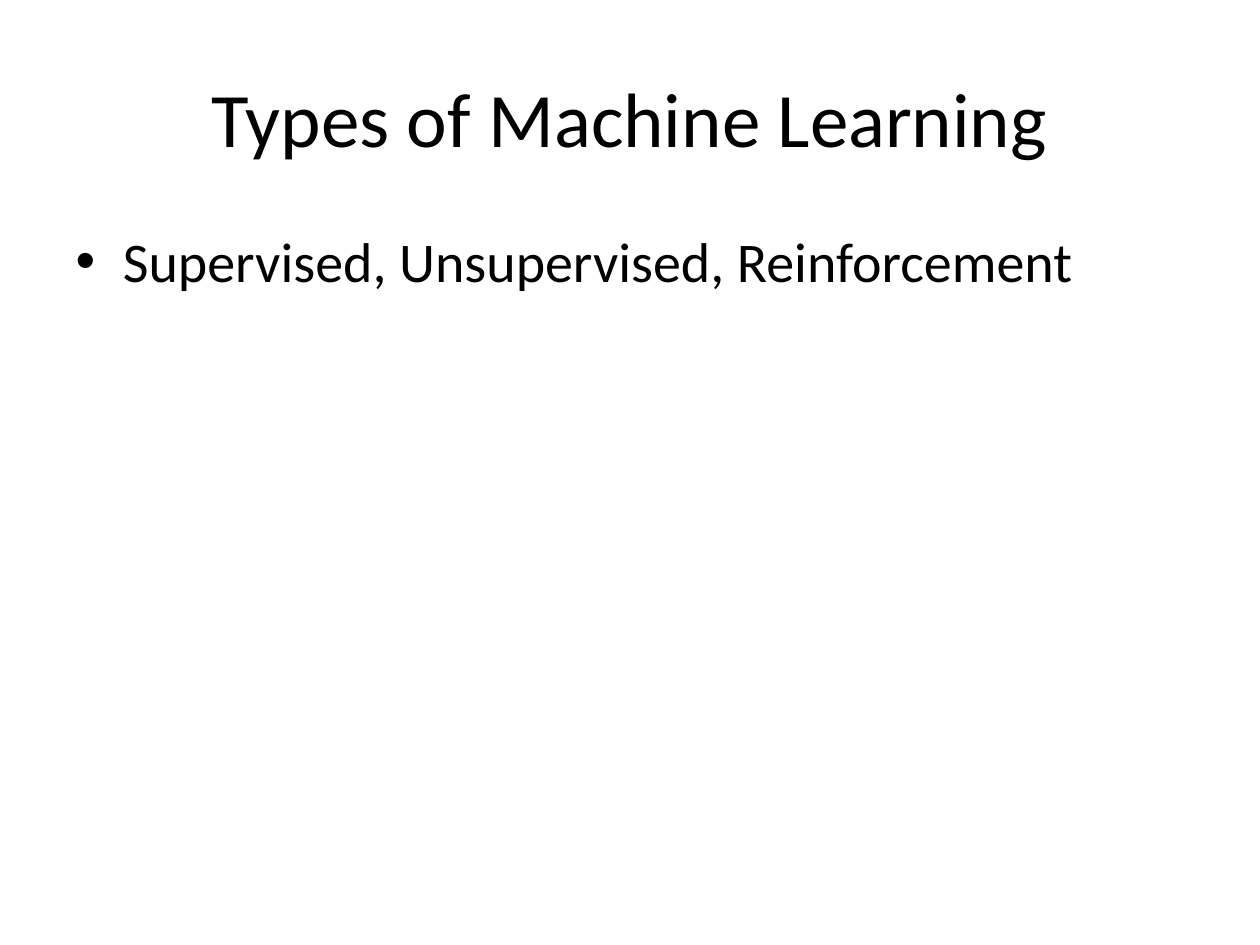
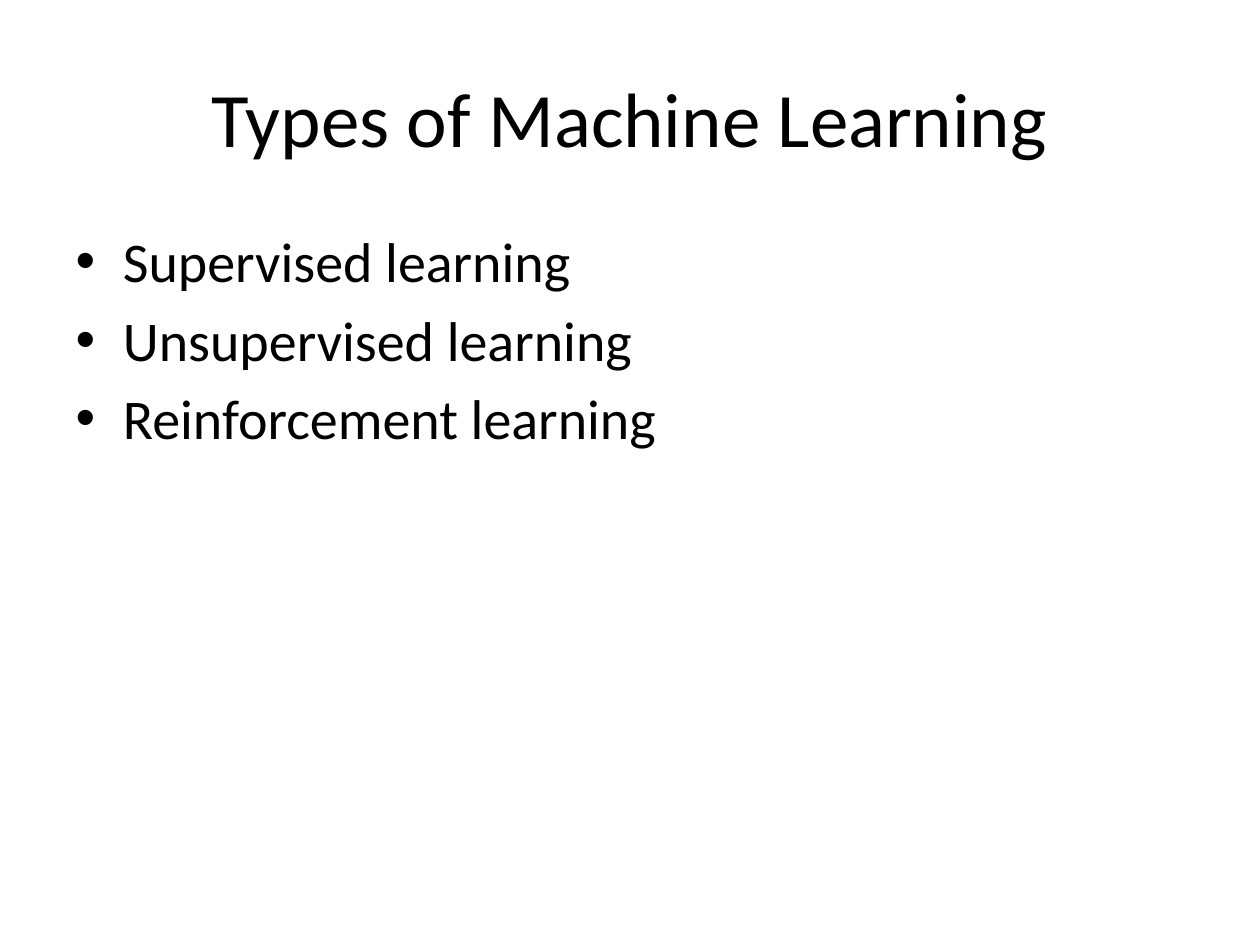
Before and after one commit to mohammadarmaankhan1-boop/my_project, a slide deck: slide 3 of ml_fundamentals.pptx. Drawn at 1260x945 pixels with LibreOffice and Linux fonts; fonts in the diff are those of the drawing. Boxes give left, top, right and bottom in pixels: in the first picture for what was removed or moved away, otherwise in the second. Text is boxed around its words. In the diff, an @@ line names an element or a change of style, - is before the commit and + after.

```diff
--- a/ml_fundamentals.pptx
+++ b/ml_fundamentals.pptx
@@ text at [123, 243, 656, 449]: text changed @@
-• Supervised, Unsupervised, Reinforcement
+• Supervised learning
+• Unsupervised learning
+• Reinforcement learning
```
Also in this commit, not shown: 7 other slides changed, 2 slides added, 2 slides removed.
